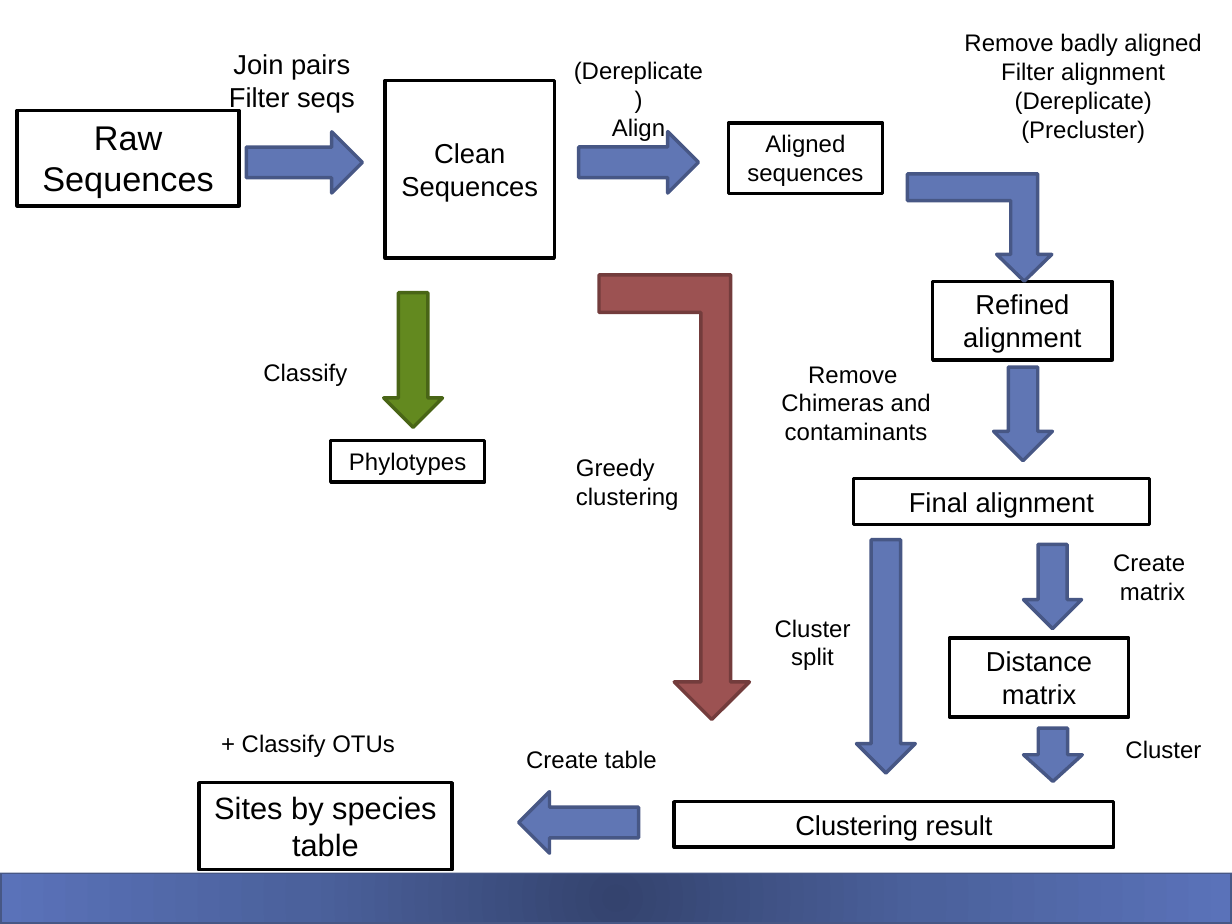
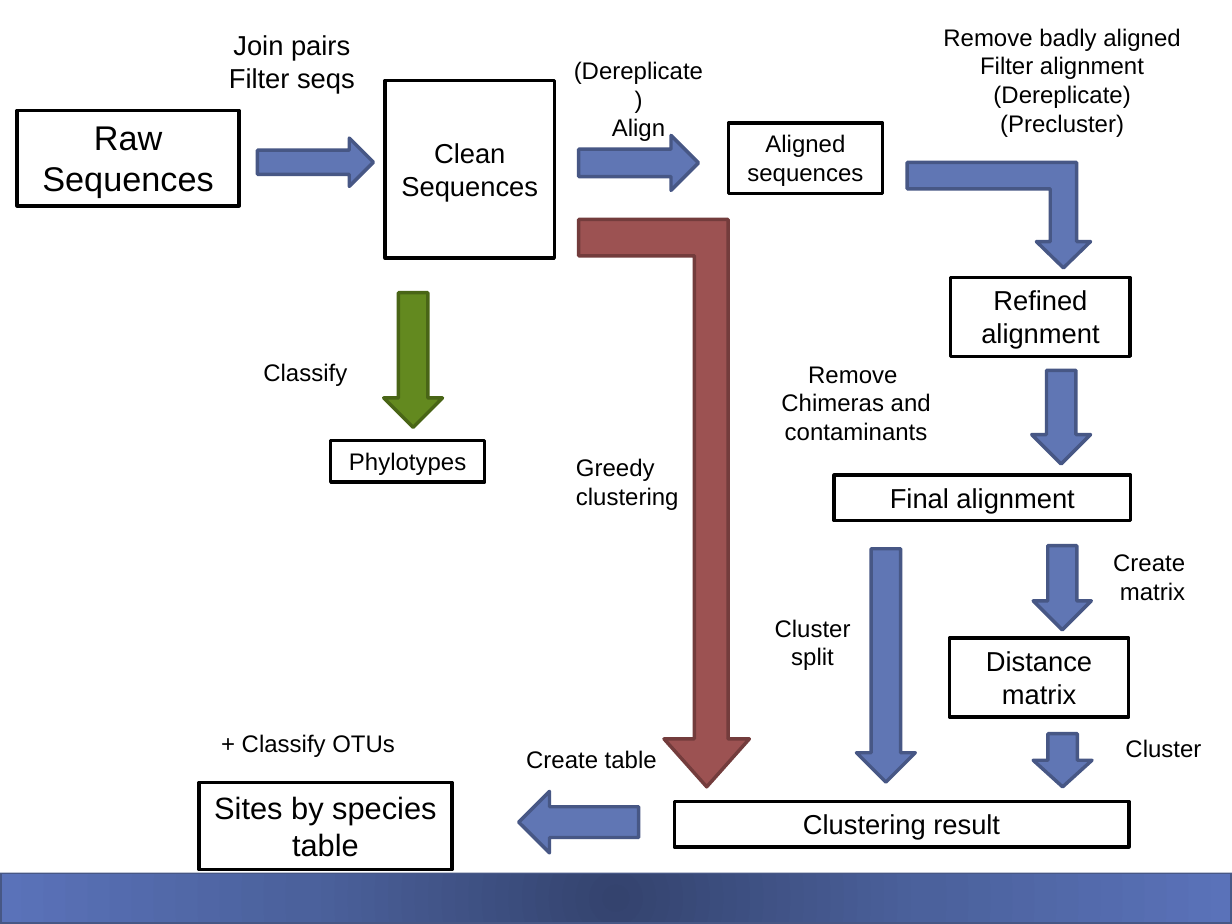
Before and after one commit to carden24/MIC506-Workshop, a slide deck: slide 8 of W3_16S_analysis.pptx. Drawn at 1232x924 pixels with LibreOffice and Linux fonts; fonts in the diff are those of the drawing. Boxes give left, top, right and bottom in pixels: in the first picture for what was removed or moved away, otherwise in the second. Text is boxed around its words. In the diff, an @@ line names an element or a change of style, - is before the commit and + after.

```diff
--- a/W3_16S_analysis.pptx
+++ b/W3_16S_analysis.pptx
@@ text "Join pairs": place and size @@
-text "Join pairs" at [229,54,355,113]
+text "Join pairs" at [229,35,355,93]
@@ text "Remove badly aligned": place and size @@
-text "Remove badly aligned" at [964,33,1201,143]
+text "Remove badly aligned" at [943,28,1180,137]
@@ right arrow: place and size @@
-right arrow at [246,132,362,193]
+right arrow at [257,138,373,186]
@@ right arrow: place and size @@
-right arrow at [579,132,699,193]
+right arrow at [579,136,699,191]
@@ bent up arrow: place and size @@
-bent up arrow at [908,174,1052,281]
+bent up arrow at [907,163,1090,269]
@@ freeform shape: place and size @@
-freeform shape at [599,275,749,719]
+freeform shape at [579,219,750,787]
@@ rectangle "Refined alignment": place and size @@
-rectangle "Refined alignment" at [933,281,1112,360]
+rectangle "Refined alignment" at [951,277,1131,356]
@@ right arrow: place and size @@
-right arrow at [993,367,1052,461]
+right arrow at [1031,371,1090,464]
@@ rectangle "Final alignment": place and size @@
-rectangle "Final alignment" at [854,479,1151,525]
+rectangle "Final alignment" at [834,476,1131,521]
@@ right arrow: place and size @@
-right arrow at [856,540,915,773]
+right arrow at [856,549,915,782]
@@ right arrow: place and size @@
-right arrow at [1023,545,1081,629]
+right arrow at [1033,545,1091,629]
@@ right arrow: place and size @@
-right arrow at [1023,729,1082,782]
+right arrow at [1033,734,1092,787]
@@ rectangle "Clustering result": place and size @@
-rectangle "Clustering result" at [674,802,1114,848]
+rectangle "Clustering result" at [674,801,1129,846]
```
Also in this commit, not shown: 3 other slides changed, 3 other files.
